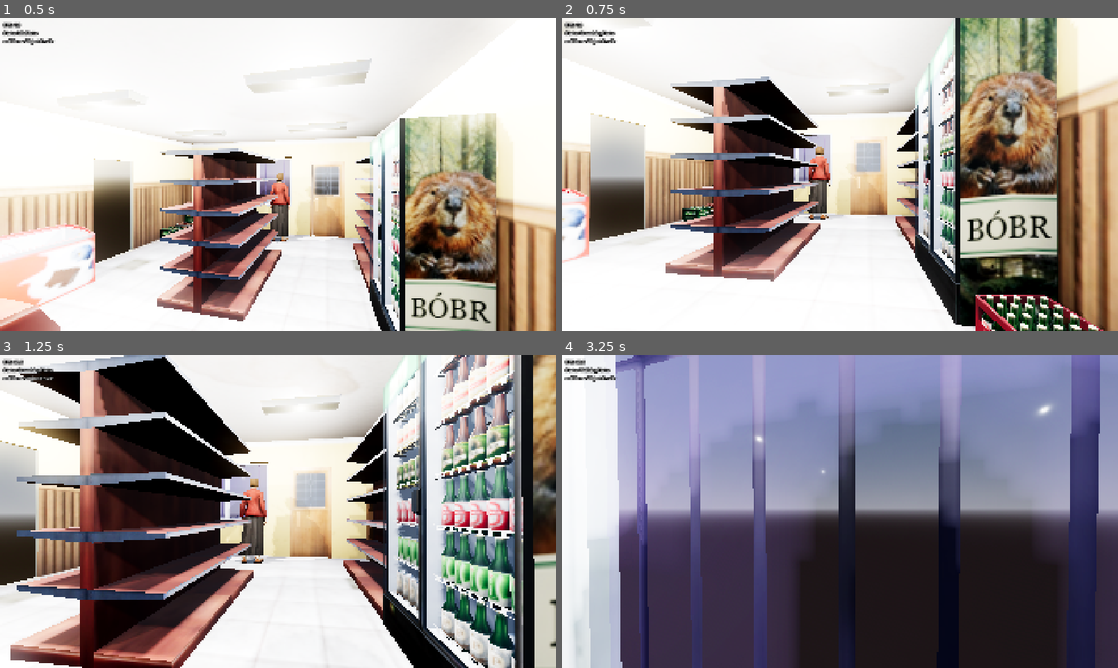
Above: before the commit, frames 1-4 (two rows, left to right).
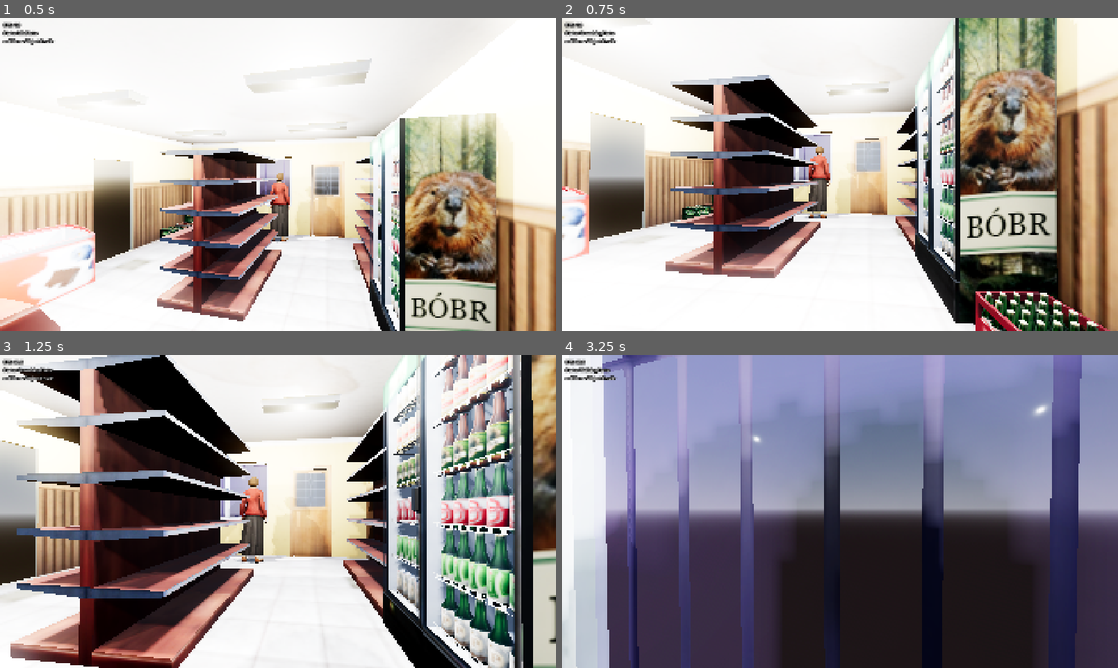
Above: after the commit, the same moments.

Repository: takanazwa5/ProjektMonopolowy
Game: Godot game, scene res://scenes/game/game.tscn
The game is run twice, just before and just after one commit, with the same random seed, the same clock (stepped at 60 frames per second) and the same inputs.
Inputs (mouse positions are in pixels of both pictures, inside the frame that each line leads up to):
- Up to frame 1 (0.5 s): no input
- Up to frame 2 (0.75 s): tap Enter at 0.5 s; move the mouse to (867, 174) at 0.52 s; hold W (walk_forward) from 0.53 s (still down); hold Ctrl (crouch) from 0.53 s (still down); click (867, 174) at 0.67 s
- Up to frame 3 (1.25 s): keep holding W (walk_forward); keep holding Ctrl (crouch)
- Up to frame 4 (3.25 s): keep holding W (walk_forward); move the mouse to (812, 511) at 1.27 s; release Ctrl (crouch) at 1.28 s; tap Ctrl (crouch) at 1.35, 2.3, 3.05 s; move the mouse to (851, 505) at 2.02 s; hold G (drop_item) 2.03-2.78 s; move the mouse to (834, 517) at 2.77 s; tap E (interact) at 2.85 s; click (834, 517) at 2.92 s

Frame 1 is identical in both runs. In frame 2, 15% of the frame differs, in the area x 0-100%, y 0-100%; in frame 3, 16%; in frame 4, 25%, in the area x 0-97%, y 0-100%.

Commit message:
Add movement check before state transitions in crouch
State transitions from crouching to idle or walking now require player.can_move to be true, preventing unintended transitions when movement is restricted.

Diff:
--- a/features/player/states/crouching_state.gd
+++ b/features/player/states/crouching_state.gd
@@ -16,14 +16,16 @@
 
 		if not Input.is_action_pressed("crouch") and not %CrouchCast.is_colliding():
 
-			transition.emit(%IdleState)
+			if player.can_move:
+
+				transition.emit(%IdleState)
 
 		%HeadbobAnimationPlayer.stop(true)
 		%Camera.create_tween().tween_property(%Camera, "position", Vector3.ZERO, 0.1).from_current()
 
-	else:
+	elif not Input.is_action_pressed("crouch") and not %CrouchCast.is_colliding():
 
-		if not Input.is_action_pressed("crouch") and not %CrouchCast.is_colliding():
+		if player.can_move:
 
 			transition.emit(%WalkingState)
 
